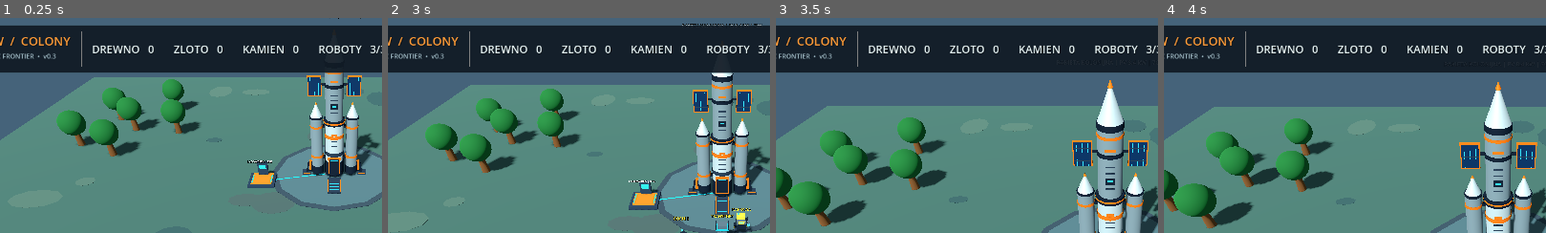
Above: before the commit, frames 1-4 (left to right).
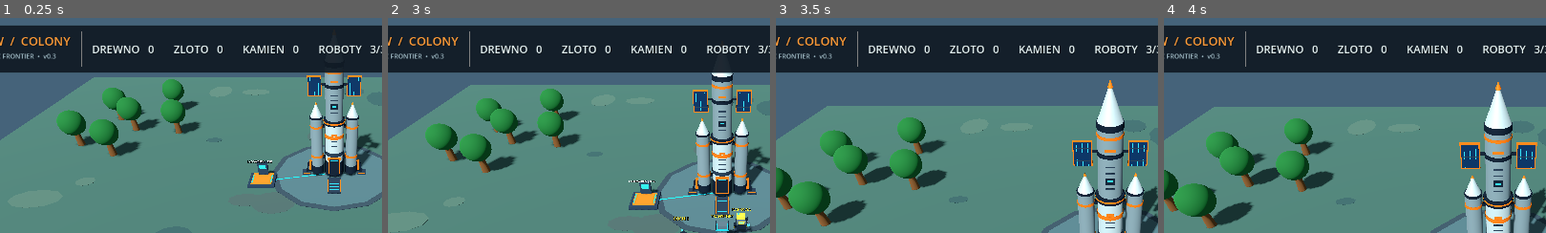
Above: after the commit, the same moments.

Repository: serafin1367/wow
Game: Godot game, scene res://scenes/main.tscn
The game is run twice, just before and just after one commit, with the same random seed, the same clock (stepped at 60 frames per second) and the same inputs.
Inputs (mouse positions are % of the whole screen's width and height, from its top left):
- Up to frame 1 (0.25 s): no input
- Up to frame 2 (3 s): click "B CENTRUM" at 0.5 s; click "T GORNIK" at 1.25 s; click "L REKULTYWACJA" at 2 s; tap Enter at 2.75 s; move the mouse to (45, 70) at 2.77 s; hold W from 2.78 s (still down); tap B at 2.85 s; click (45, 70) at 2.92 s
- Up to frame 3 (3.5 s): keep holding W
- Up to frame 4 (4 s): release W at 3.5 s; drag from (80, 65) to (45, 70) at 3.52 s
The pictures show only the part of the screen within x 6-56%, y 0-50%; the shares and areas given below are measured in that part.

The runs differ from the first frame. In frame 1, less than 0.1% of the frame differs, in the area x 88-95%, y 0-1%; in frame 2, 0.1%, in the area x 77-98%, y 2-4%; in frame 3, less than 0.1%; in frame 4, less than 0.1%.

Commit message:
ui: keep world labels from overlapping colony HUD

Diff:
--- a/scripts/colony_lander.gd
+++ b/scripts/colony_lander.gd
@@ -113,6 +113,7 @@
 	info.font_size = 43
 	info.pixel_size = 0.009
 	info.billboard = BaseMaterial3D.BILLBOARD_ENABLED
+	info.visible = false # Wskazania przeniesione do panelu HUD.
 	add_child(info)
 	_refresh_label()
 
